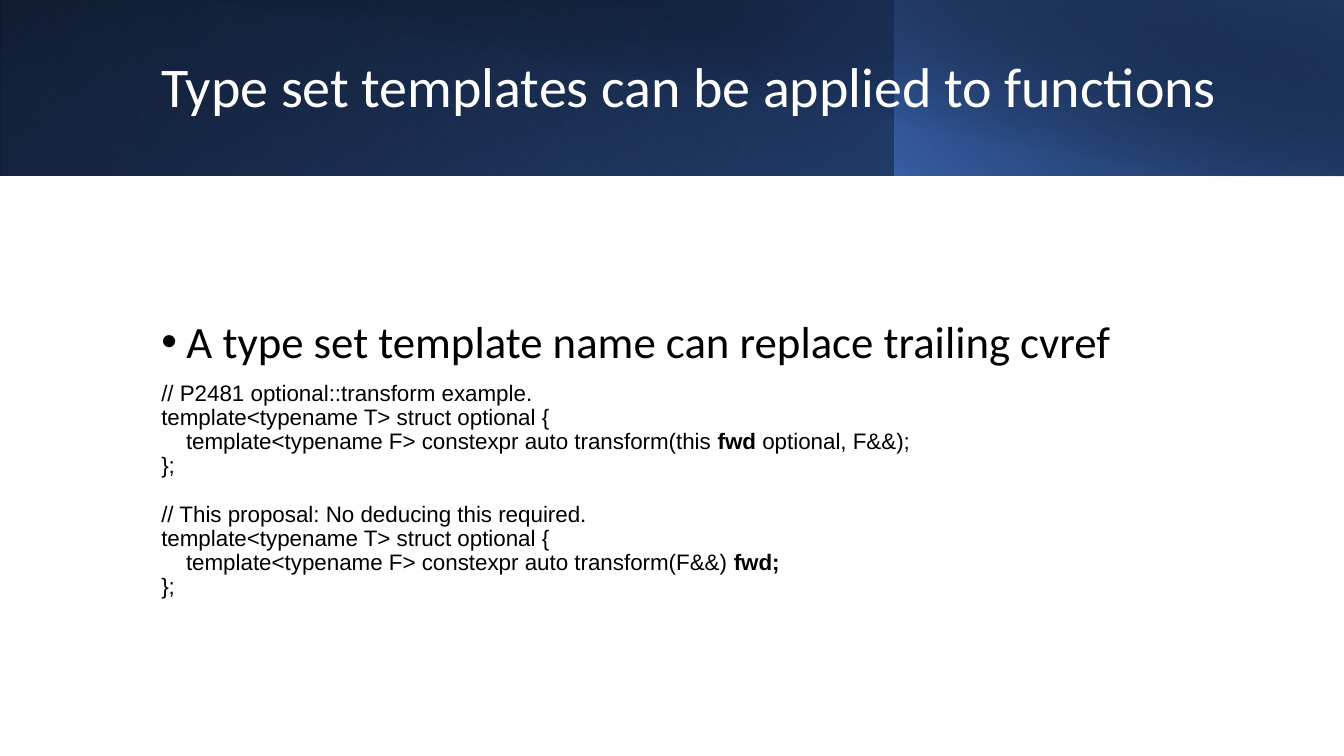
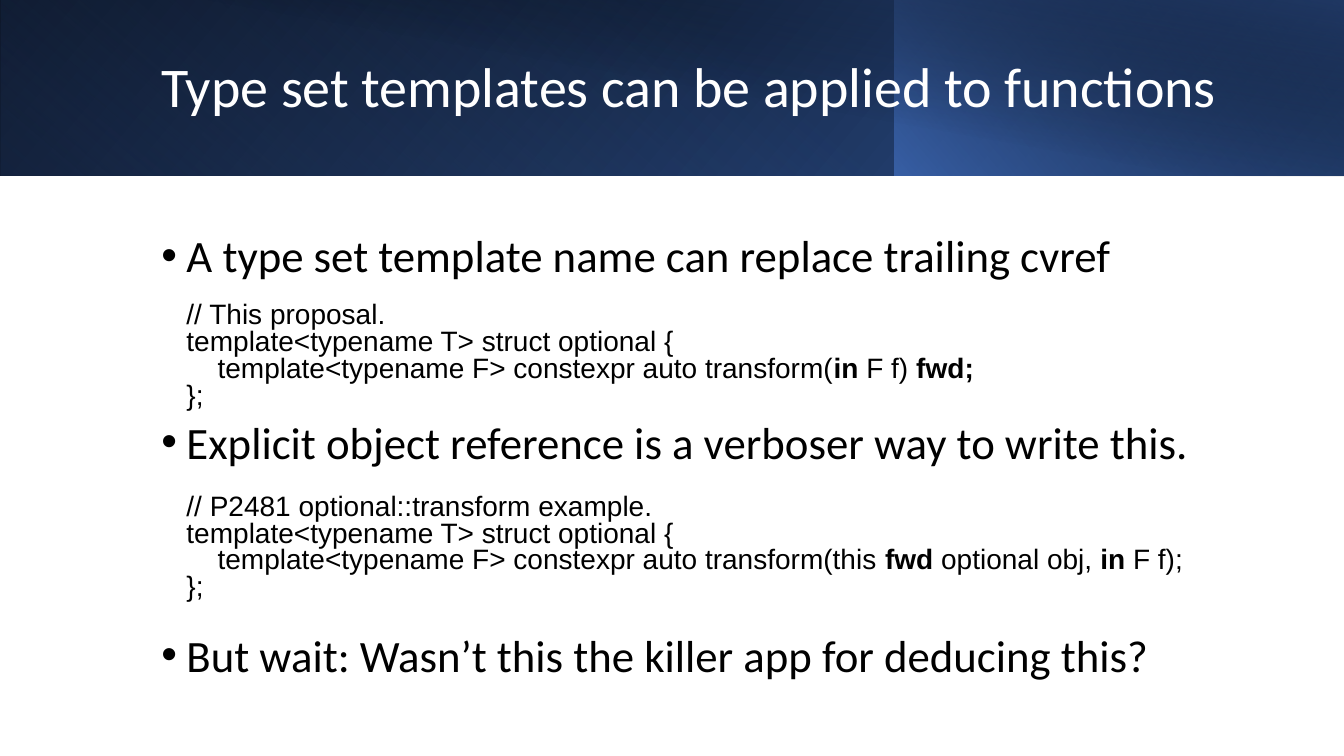
Before and after one commit to BengtGustafsson/isocpp-proposals, a slide deck: slide 11 of P2668-RoleBasedParameterPassing/RoleBasedParameterPassing.pptx (slide 10 before the commit). Drawn at 1344x756 pixels with LibreOffice and Linux fonts; fonts in the diff are those of the drawing. Boxes give left, top, right and bottom in pixels: in the first picture for what was removed or moved away, otherwise in the second. Text is boxed around its words. In the diff, an @@ line names an element or a change of style, - is before the commit and + after.

Commit message:
New proposal added. Prepared for MPark's generation.

```diff
--- a/P2668-RoleBasedParameterPassing/RoleBasedParameterPassing.pptx
+++ b/P2668-RoleBasedParameterPassing/RoleBasedParameterPassing.pptx
@@ text at (x1=186, y1=241, x2=1188, y2=680): text changed; size 16 to 20 pt @@
-• A type set template name can replace trailing cvref
-// P2481 optional::transform example.
-template<typename T> struct optional {
-template<typename F> constexpr auto transform(this fwd optional, F&&);
-};
-// This proposal: No deducing this required.
-template<typename T> struct optional {
-template<typename F> constexpr auto transform(F&&) fwd;
-};
+• A type set template name can replace trailing cvref
+  // This proposal.
+  template<typename T> struct optional {
+  template<typename F> constexpr auto transform(in F f) fwd;
+  };
+• Explicit object reference is a verboser way to write this.
+  // P2481 optional::transform example.
+  template<typename T> struct optional {
+  template<typename F> constexpr auto transform(this fwd optional obj, in F f);
+  };
+• But wait: Wasn’t this the killer app for deducing this?
```
Also in this commit, not shown: 15 other slides changed, 4 slides added, 1 slide removed, 17 other files.
